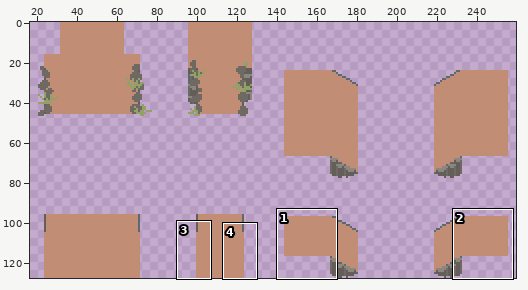
Two states of a sprite sheet, assets/echelon_tiles/ramp_tiles.png. The first picture is a wide view before the edit; the outline marks the close-up.
Close-up. Before the edit:
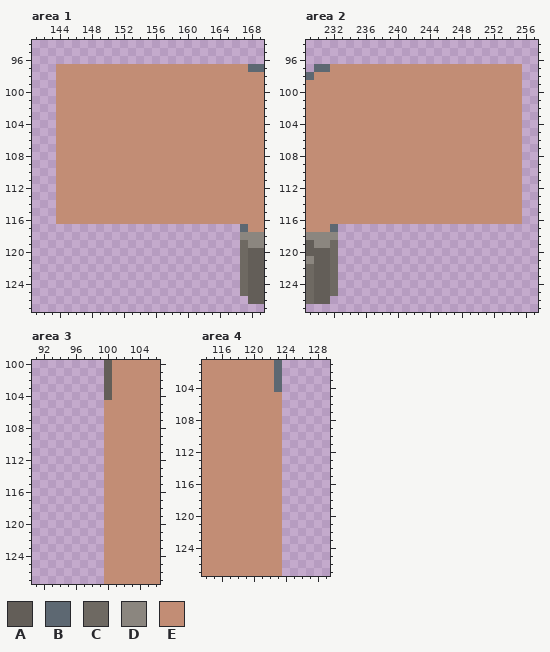
The file is 287x128 pixels. Shown: area 1: x 141..169, y 94..127; area 2: x 229..257, y 94..127; area 3: x 91..106, y 100..127; area 4: x 114..129, y 101..127. The wide view leaves out empty margins.
Palette (. is transparent): A #635e58  B #5d6872  C #6e6962  D #8b867f  E #c28d75
Pixels before, area 1, first column x 144:
 97 EEEEEEEEEEEEEEEEEEEEEEEEBB
 98 EEEEEEEEEEEEEEEEEEEEEEEEEE
 99 EEEEEEEEEEEEEEEEEEEEEEEEEE
100 EEEEEEEEEEEEEEEEEEEEEEEEEE
101 EEEEEEEEEEEEEEEEEEEEEEEEEE
102 EEEEEEEEEEEEEEEEEEEEEEEEEE
103 EEEEEEEEEEEEEEEEEEEEEEEEEE
104 EEEEEEEEEEEEEEEEEEEEEEEEEE
105 EEEEEEEEEEEEEEEEEEEEEEEEEE
106 EEEEEEEEEEEEEEEEEEEEEEEEEE
107 EEEEEEEEEEEEEEEEEEEEEEEEEE
108 EEEEEEEEEEEEEEEEEEEEEEEEEE
109 EEEEEEEEEEEEEEEEEEEEEEEEEE
110 EEEEEEEEEEEEEEEEEEEEEEEEEE
111 EEEEEEEEEEEEEEEEEEEEEEEEEE
112 EEEEEEEEEEEEEEEEEEEEEEEEEE
113 EEEEEEEEEEEEEEEEEEEEEEEEEE
114 EEEEEEEEEEEEEEEEEEEEEEEEEE
115 EEEEEEEEEEEEEEEEEEEEEEEEEE
116 EEEEEEEEEEEEEEEEEEEEEEEEEE
117 .......................BEE
118 .......................DDD
119 .......................CDD
120 .......................CAA
121 .......................CAA
122 .......................CAA
123 .......................CAA
124 .......................CAA
125 .......................CAA
126 ........................AA
Pixels before, area 2, first column x 229:
 97 .BBEEEEEEEEEEEEEEEEEEEEEEEE
 98 BEEEEEEEEEEEEEEEEEEEEEEEEEE
 99 EEEEEEEEEEEEEEEEEEEEEEEEEEE
100 EEEEEEEEEEEEEEEEEEEEEEEEEEE
101 EEEEEEEEEEEEEEEEEEEEEEEEEEE
102 EEEEEEEEEEEEEEEEEEEEEEEEEEE
103 EEEEEEEEEEEEEEEEEEEEEEEEEEE
104 EEEEEEEEEEEEEEEEEEEEEEEEEEE
105 EEEEEEEEEEEEEEEEEEEEEEEEEEE
106 EEEEEEEEEEEEEEEEEEEEEEEEEEE
107 EEEEEEEEEEEEEEEEEEEEEEEEEEE
108 EEEEEEEEEEEEEEEEEEEEEEEEEEE
109 EEEEEEEEEEEEEEEEEEEEEEEEEEE
110 EEEEEEEEEEEEEEEEEEEEEEEEEEE
111 EEEEEEEEEEEEEEEEEEEEEEEEEEE
112 EEEEEEEEEEEEEEEEEEEEEEEEEEE
113 EEEEEEEEEEEEEEEEEEEEEEEEEEE
114 EEEEEEEEEEEEEEEEEEEEEEEEEEE
115 EEEEEEEEEEEEEEEEEEEEEEEEEEE
116 EEEEEEEEEEEEEEEEEEEEEEEEEEE
117 EEEB.......................
118 DDDD.......................
119 ADDC.......................
120 AAAC.......................
121 DAAC.......................
122 CAAC.......................
123 CAAC.......................
124 CAAC.......................
125 CAAC.......................
126 CAA........................
Pixels before, area 3, first column x 100:
100 AEEEEEE
101 AEEEEEE
102 AEEEEEE
103 AEEEEEE
104 AEEEEEE
105 EEEEEEE
106 EEEEEEE
107 EEEEEEE
108 EEEEEEE
109 EEEEEEE
110 EEEEEEE
111 EEEEEEE
112 EEEEEEE
113 EEEEEEE
114 EEEEEEE
115 EEEEEEE
116 EEEEEEE
117 EEEEEEE
118 EEEEEEE
119 EEEEEEE
120 EEEEEEE
121 EEEEEEE
122 EEEEEEE
123 EEEEEEE
124 EEEEEEE
125 EEEEEEE
126 EEEEEEE
127 EEEEEEE
Pixels before, area 4, first column x 114:
101 EEEEEEEEEB
102 EEEEEEEEEB
103 EEEEEEEEEB
104 EEEEEEEEEB
105 EEEEEEEEEE
106 EEEEEEEEEE
107 EEEEEEEEEE
108 EEEEEEEEEE
109 EEEEEEEEEE
110 EEEEEEEEEE
111 EEEEEEEEEE
112 EEEEEEEEEE
113 EEEEEEEEEE
114 EEEEEEEEEE
115 EEEEEEEEEE
116 EEEEEEEEEE
117 EEEEEEEEEE
118 EEEEEEEEEE
119 EEEEEEEEEE
120 EEEEEEEEEE
121 EEEEEEEEEE
122 EEEEEEEEEE
123 EEEEEEEEEE
124 EEEEEEEEEE
125 EEEEEEEEEE
126 EEEEEEEEEE
127 EEEEEEEEEE
After:
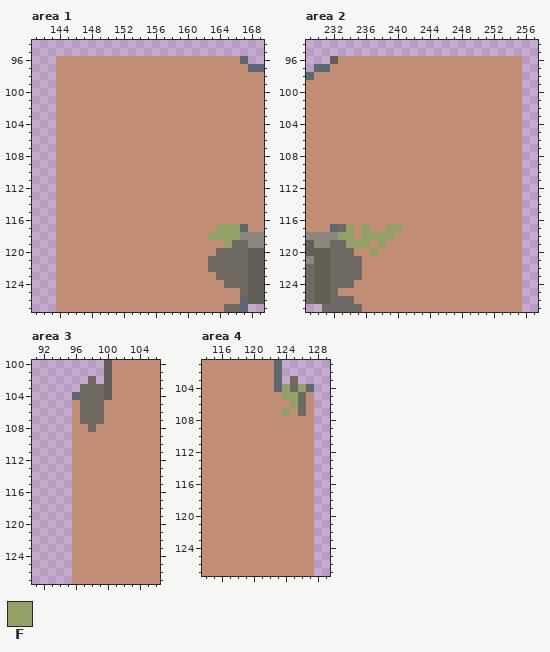
Colours new in this view: F #93a167
The edit:
Area 1:
y 96: x 144..167 ........................ -> EEEEEEEEEEEEEEEEEEEEEEEB
y 117: x 144..166 ....................... -> EEEEEEEEEEEEEEEEEEEEFFF
y 118: x 144..166 ....................... -> EEEEEEEEEEEEEEEEEEEFFFF
y 119: x 144..166 ....................... -> EEEEEEEEEEEEEEEEEEEEEFC
y 120: x 144..166 ....................... -> EEEEEEEEEEEEEEEEEEEECCC
y 121..122: x 144..166 ....................... -> EEEEEEEEEEEEEEEEEEECCCC
y 123: x 144..166 ....................... -> EEEEEEEEEEEEEEEEEEEECCC
y 124: x 144..166 ....................... -> EEEEEEEEEEEEEEEEEEEEECC
y 125: x 144..166 ....................... -> EEEEEEEEEEEEEEEEEEEEEEE
y 126: x 144..167 ........................ -> EEEEEEEEEEEEEEEEEEEEEEEB
y 127: x 144..167 ........................ -> EEEEEEEEEEEEEEEEEEEEECCB
Area 2:
y 96: x 232..255 ........................ -> AEEEEEEEEEEEEEEEEEEEEEEE
y 117: x 233..255 ....................... -> CFEFEEFFEEEEEEEEEEEEEEE
y 118: x 233..255 ....................... -> FFEFFFFEEEEEEEEEEEEEEEE
y 119: x 233..255 ....................... -> CFFFEFEEEEEEEEEEEEEEEEE
y 120: x 233..255 ....................... -> CCEEFEEEEEEEEEEEEEEEEEE
y 121..123: x 233..255 ....................... -> CCCEEEEEEEEEEEEEEEEEEEE
y 124: x 233..255 ....................... -> CCEEEEEEEEEEEEEEEEEEEEE
y 125: x 233..255 ....................... -> EEEEEEEEEEEEEEEEEEEEEEE
y 126: x 232..255 ........................ -> CCCEEEEEEEEEEEEEEEEEEEEE
y 127: x 231..255 ......................... -> CCCCCEEEEEEEEEEEEEEEEEEEE
Area 3:
y 102: x 98 . -> C
y 103: x 97..99 ... -> CCC
y 104: x 96..99 .... -> BCCC
y 105..107: x 96..99 .... -> ECCC
y 108: x 96..99 .... -> EECE
y 109..127: x 96..99 .... -> EEEE
Area 4:
y 103: x 125 . -> C
y 104: x 124..127 .... -> FCFB
y 105: x 124..127 .... -> FFCE
y 106: x 124..127 .... -> EFCE
y 107: x 124..127 .... -> FECE
y 108..127: x 124..127 .... -> EEEE
Changed places in both close-ups, as pixel boxes (x1, y1, x2, y2):
added: (56, 56, 248, 64)
added: (56, 224, 248, 312)
added: (330, 56, 522, 64)
added: (322, 224, 522, 312)
added: (72, 376, 104, 584)
added: (282, 376, 314, 576)
